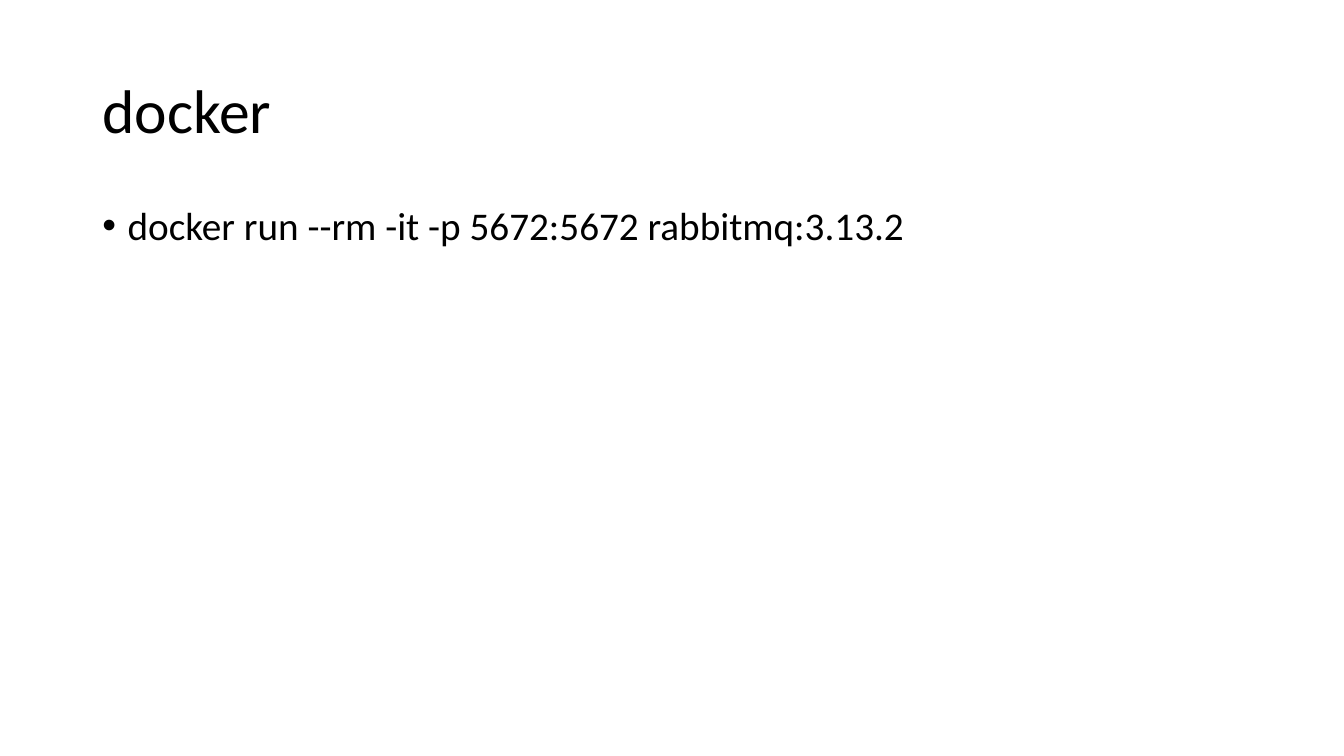
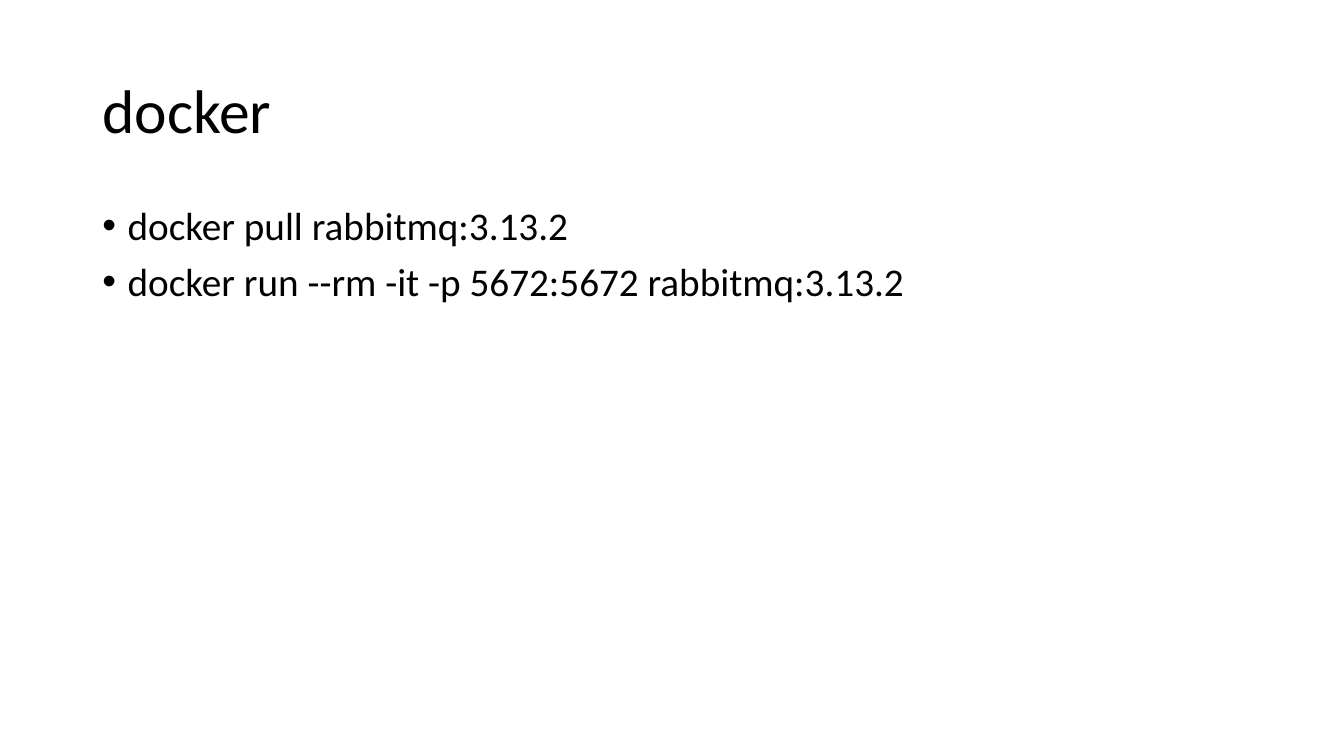
Before and after one commit to GAurav7829/spring-boot-microservices, a slide deck: slide 2 of Spring boot microservice architecture.pptx. Drawn at 1344x756 pixels with LibreOffice and Linux fonts; fonts in the diff are those of the drawing. Boxes give left, top, right and bottom in pixels: in the first picture for what was removed or moved away, otherwise in the second. Text is boxed around its words. In the diff, an @@ line names an element or a change of style, - is before the commit and + after.

Commit message:
added docker command

```diff
--- a/Spring boot microservice architecture.pptx
+++ b/Spring boot microservice architecture.pptx
@@ text at bbox=[128, 212, 568, 247]: paragraph added @@
+• docker pull rabbitmq:3.13.2
```
